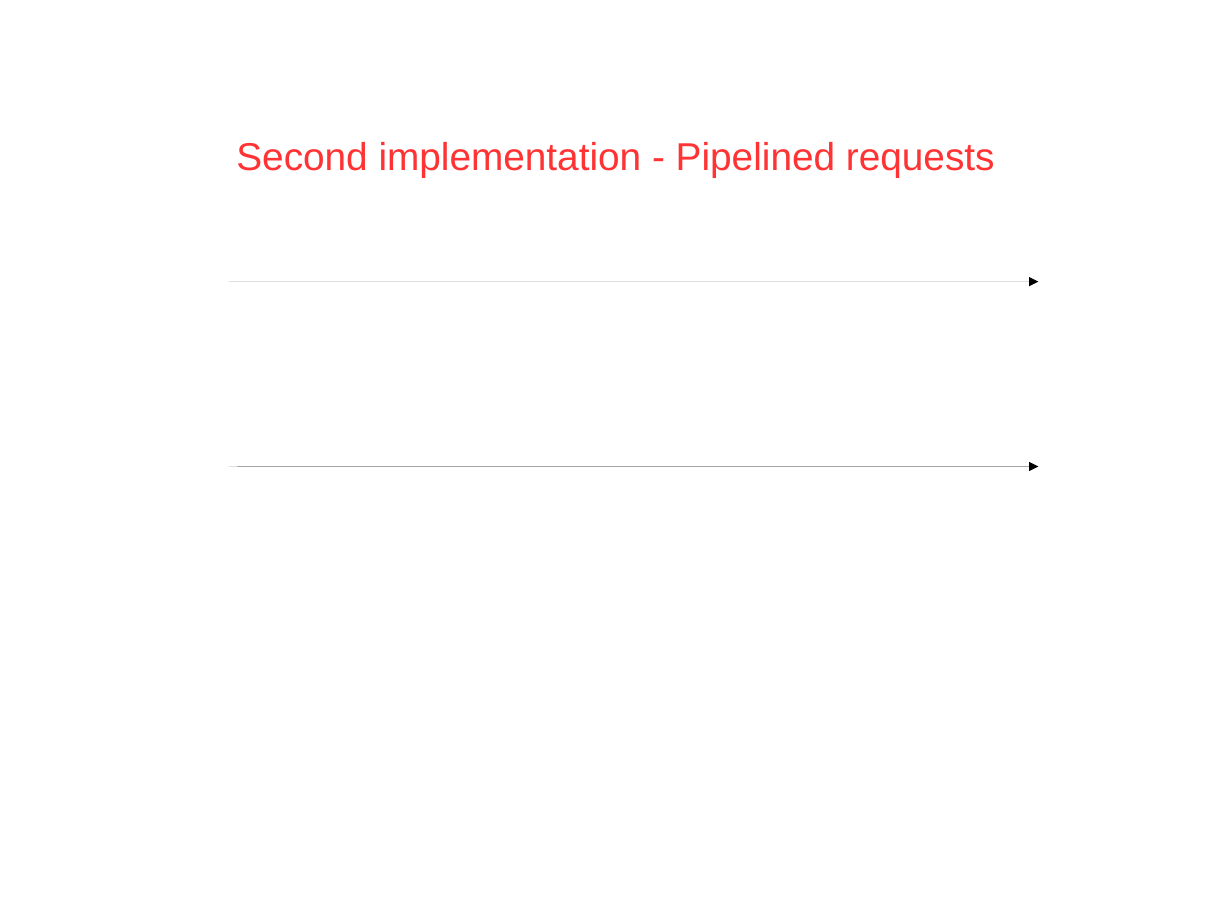
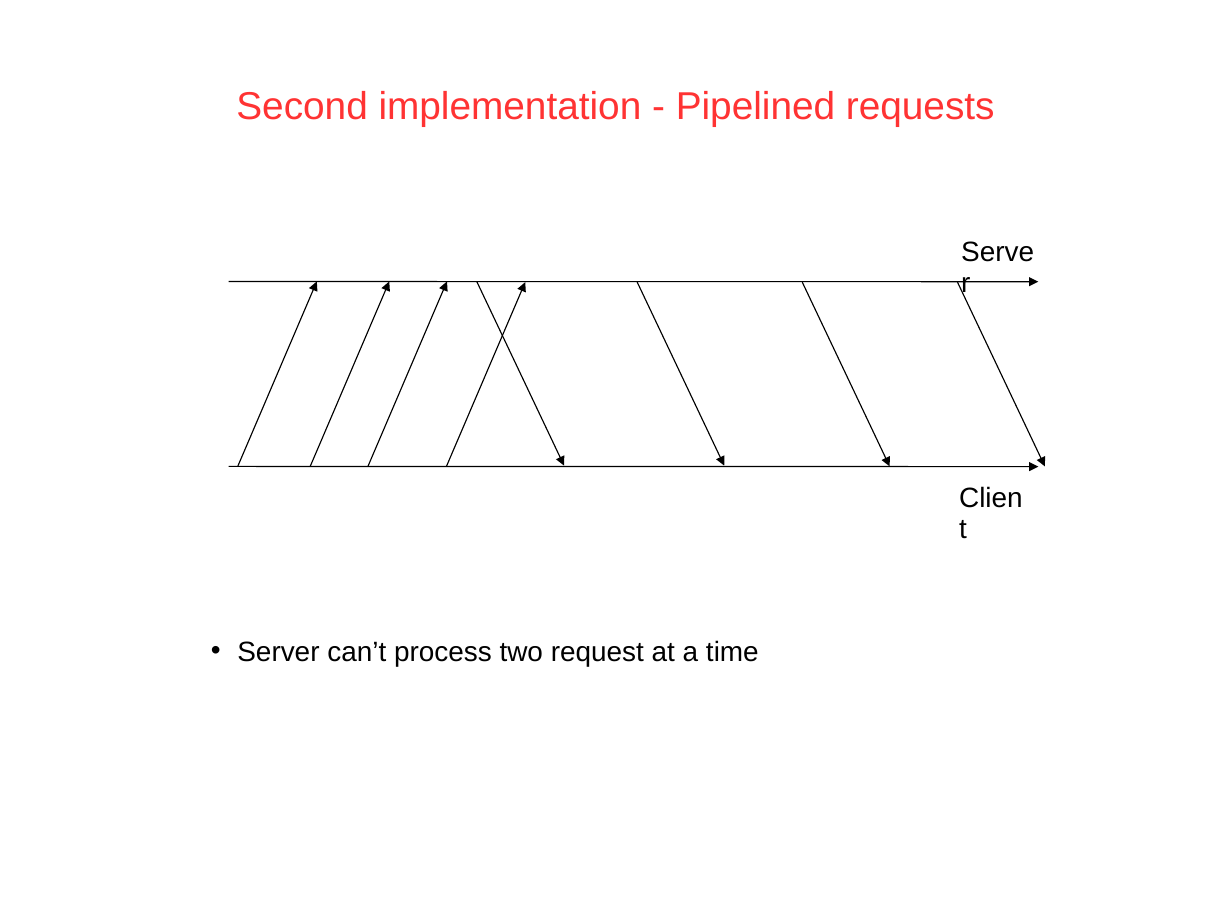
Before and after one commit to PatrickAndrade/top2developers, a slide deck: slide 11 of ProjectMidTermPresentation.odp (slide 9 before the commit). Drawn at 1232x924 pixels with LibreOffice and Linux fonts; fonts in the diff are those of the drawing; background and template pictures are left out. Boxes give left, top, right and bottom in pixels: in the first picture for what was removed or moved away, otherwise in the second. Text is boxed around its words. In the diff, an @@ line names an element or a change of style, - is before the commit and + after.

```diff
--- a/ProjectMidTermPresentation.odp
+++ b/ProjectMidTermPresentation.odp
@@ text "Second implementation - Pipelined requests" at (x1=236, y1=91, x2=995, y2=126): line spacing 2 to 0.93 @@
@@ text "Server" at (x1=950, y1=229, x2=1054, y2=272): text colour #FFFFFF to #000000; line spacing 1 to 0.93 @@
@@ arrow removed from (229, 282) to (1039, 282) @@
@@ freeform shape added at (x1=229, y1=282, x2=1039, y2=282), outline #000000 0.74 pt @@
@@ freeform shape added at (x1=238, y1=282, x2=318, y2=467), outline #000000 0.74 pt @@
@@ freeform shape added at (x1=311, y1=282, x2=390, y2=467), outline #000000 0.74 pt @@
@@ freeform shape added at (x1=368, y1=282, x2=447, y2=467), outline #000000 0.74 pt @@
@@ freeform shape added at (x1=446, y1=282, x2=525, y2=466), outline #000000 0.74 pt @@
@@ freeform shape added at (x1=477, y1=282, x2=565, y2=466), outline #000000 0.74 pt @@
@@ freeform shape added at (x1=637, y1=282, x2=724, y2=466), outline #000000 0.74 pt @@
@@ freeform shape added at (x1=803, y1=283, x2=890, y2=467), outline #000000 0.74 pt @@
@@ freeform shape added at (x1=958, y1=283, x2=1045, y2=467), outline #000000 0.74 pt @@
@@ arrow removed from (229, 466) to (1039, 466) @@
@@ freeform shape added at (x1=229, y1=466, x2=1039, y2=466), outline #000000 0.74 pt @@
@@ text "Client" at (x1=948, y1=475, x2=1042, y2=518): text colour #FFFFFF to #000000; line spacing 1 to 0.93 @@
@@ free added at (x1=200, y1=574, x2=920, y2=673), 18 pt, text #000000 @@
+• Server can’t process two request at a time
```
Also in this commit, not shown: 9 other slides changed, 3 slides added.
